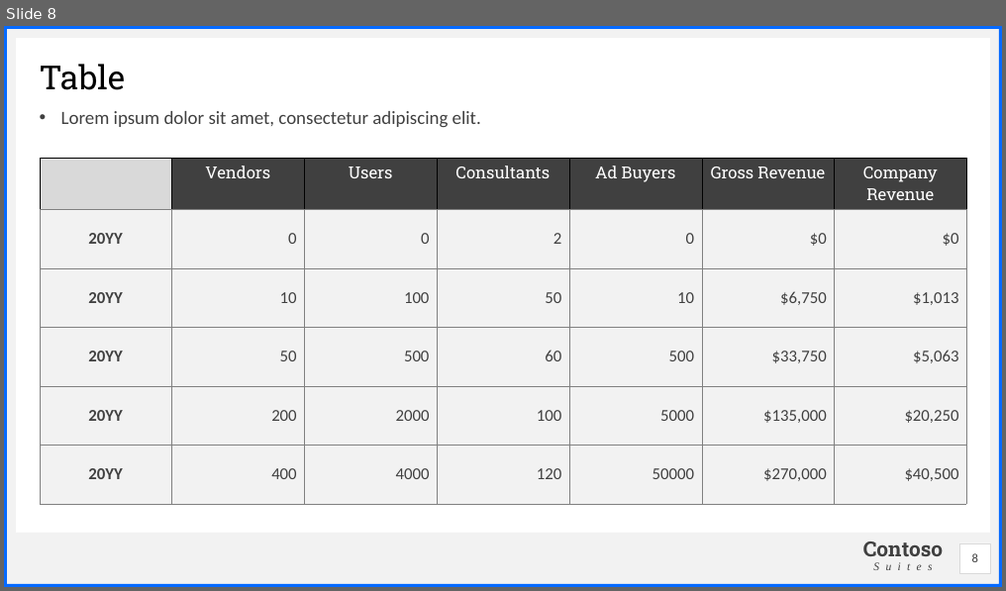
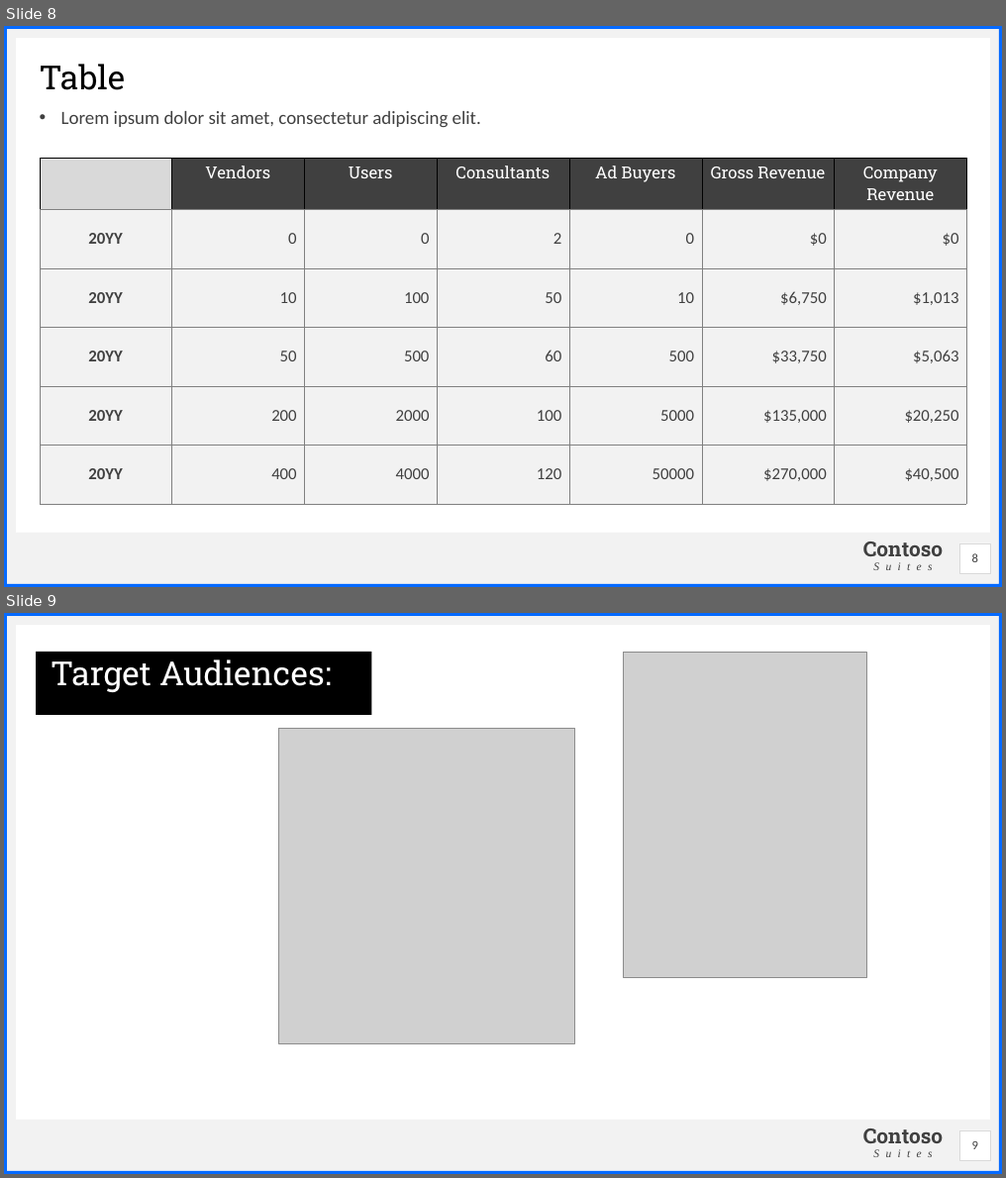
Before and after one commit to ChrisJtron/Polar_Bear_Habitat, a slide deck: BC repo/Polar Bear Tracking.pptx. Shown one above the other, each under a label of ours: slide 8 before the commit, slides 8 and 9 after it. The pictures are 1006x591 and 1006x1178 pixels, drawn with LibreOffice and Linux fonts; fonts in the diff are those of the drawing; grey boxes stand for pictures; background and template pictures are left out. Boxes give left, top, right and bottom in pixels: in the first picture for what was removed or moved away, otherwise in the second. Text is boxed around its words. In the diff, an @@ line names an element or a change of style, - is before the commit and + after.

```diff
--- a/BC repo/Polar Bear Tracking.pptx
+++ b/BC repo/Polar Bear Tracking.pptx
@@ slide 9 added at (x1=4, y1=613, x2=1002, y2=1174), background picture (left out); not listed: 6 template elements that a slide beside it also shows @@
@@ text added at (x1=37, y1=652, x2=372, y2=716), fill #000000, 32 pt, text #FFFFFF @@
+Target Audiences:
@@ picture added at (x1=624, y1=652, x2=867, y2=978) @@
@@ picture added at (x1=279, y1=729, x2=574, y2=1045) @@
@@ page number added at (x1=960, y1=1131, x2=991, y2=1160), fill #FFFFFF, outline #D9D9D9 0.25 pt, 12 pt, text #404040 @@
+9
```
Also in this commit, not shown: 1 slide changed, 3 other slides added, 5 slides removed, 3 other files.
